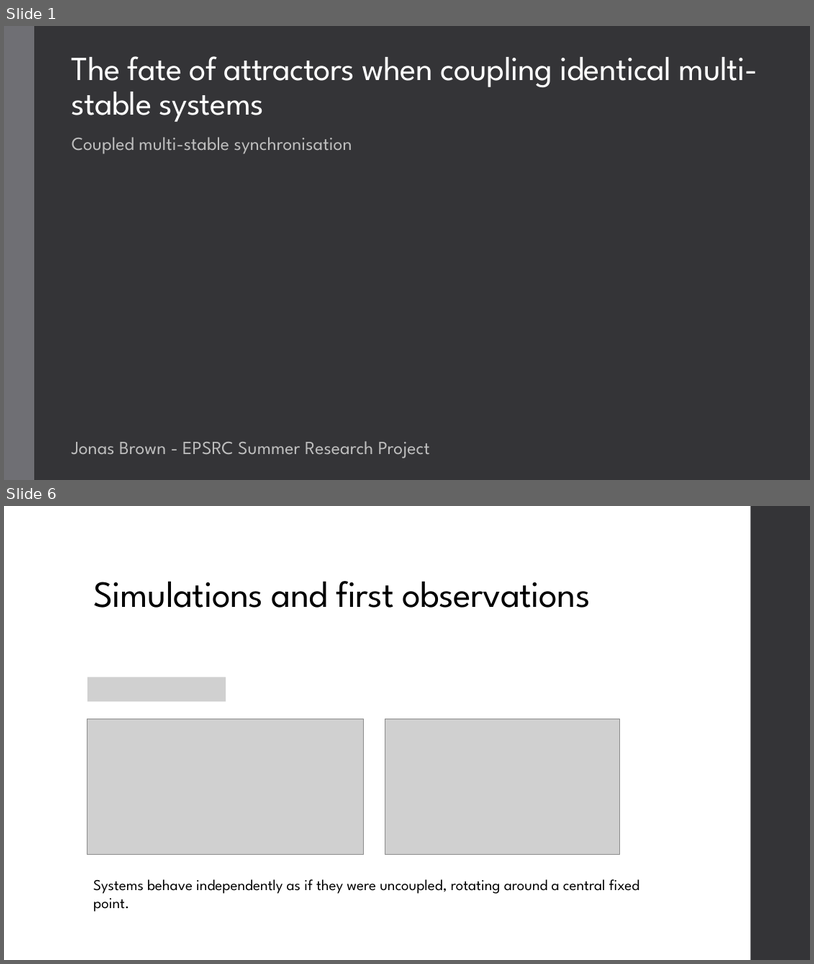
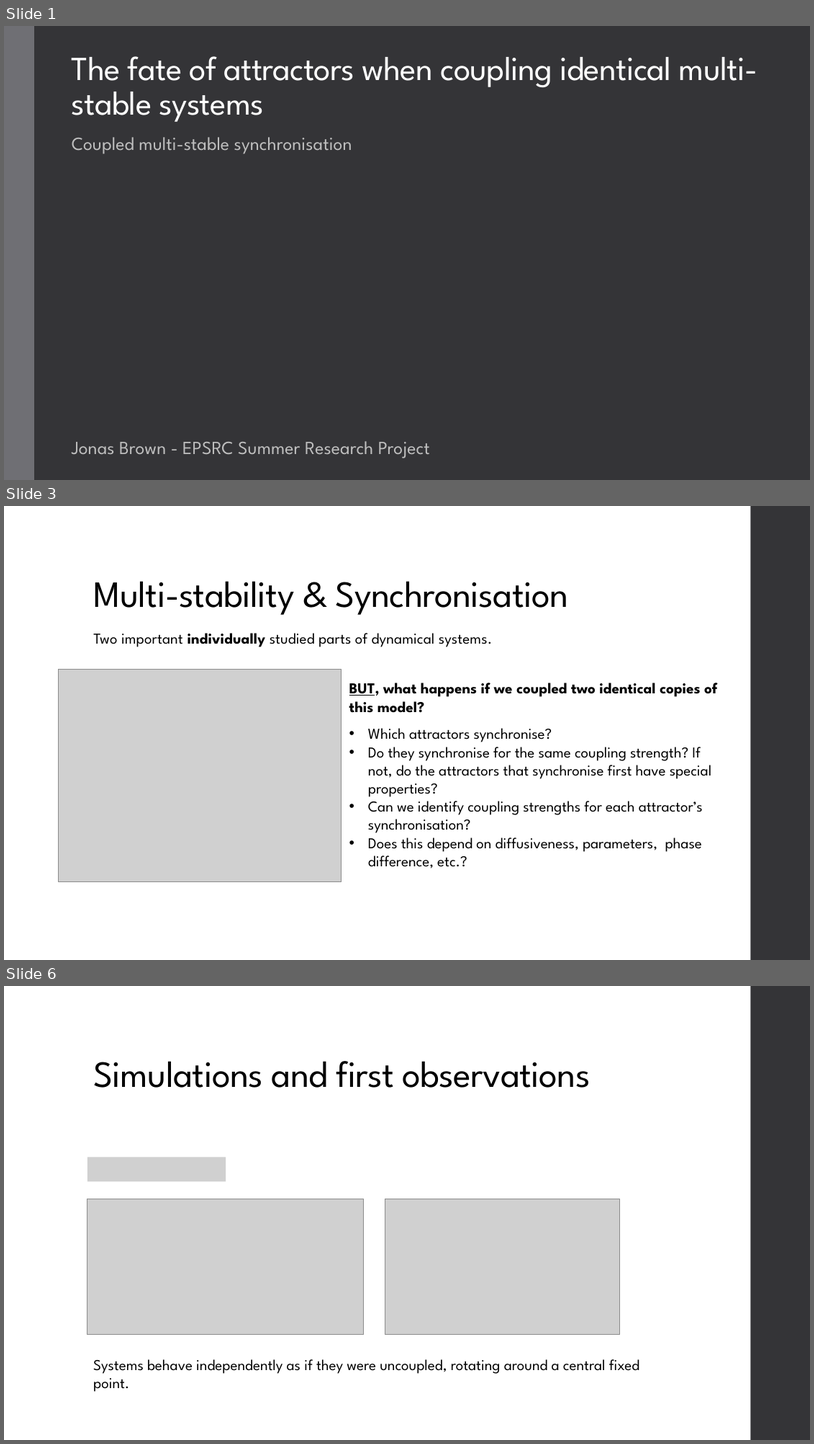
Before and after one commit to JonasEBrown/University, a slide deck: EPSRC Internship/October Presentation.pptx. Shown one above the other, each under a label of ours: slides 1 and 6 before the commit, slides 1, 3 and 6 after it; the slides between them are not shown. The pictures are 814x964 and 814x1444 pixels, drawn with LibreOffice and Linux fonts; fonts in the diff are those of the drawing; grey boxes stand for pictures. Boxes give left, top, right and bottom in pixels: in the first picture for what was removed or moved away, otherwise in the second. Text is boxed around its words. In the diff, an @@ line names an element or a change of style, - is before the commit and + after.

```diff
--- a/EPSRC Internship/October Presentation.pptx
+++ b/EPSRC Internship/October Presentation.pptx
@@ slide 3 added at bbox=[4, 506, 810, 960], background #FFFFFF; not listed: 1 template element that a slide beside it also shows @@
@@ title added at bbox=[93, 581, 569, 615], 44 pt, text #000000 @@
+Multi-stability & Synchronisation
@@ text added at bbox=[93, 633, 492, 647], 18 pt, text #000000 @@
+Two important individually studied parts of dynamical systems.
@@ picture added at bbox=[59, 669, 342, 882] @@
@@ text added at bbox=[350, 682, 718, 868], 18 pt, text #000000 @@
+BUT, what happens if we coupled two identical copies of this model?
+• Which attractors synchronise?
+• Do they synchronise for the same coupling strength? If not, do the attractors that synchronise first have special properties?
+• Can we identify coupling strengths for each attractor’s synchronisation?
+• Does this depend on diffusiveness, parameters, phase difference, etc.?
```
Also in this commit, not shown: 8 slides changed, 13 other slides added, 3 slides removed, 16 other files.
